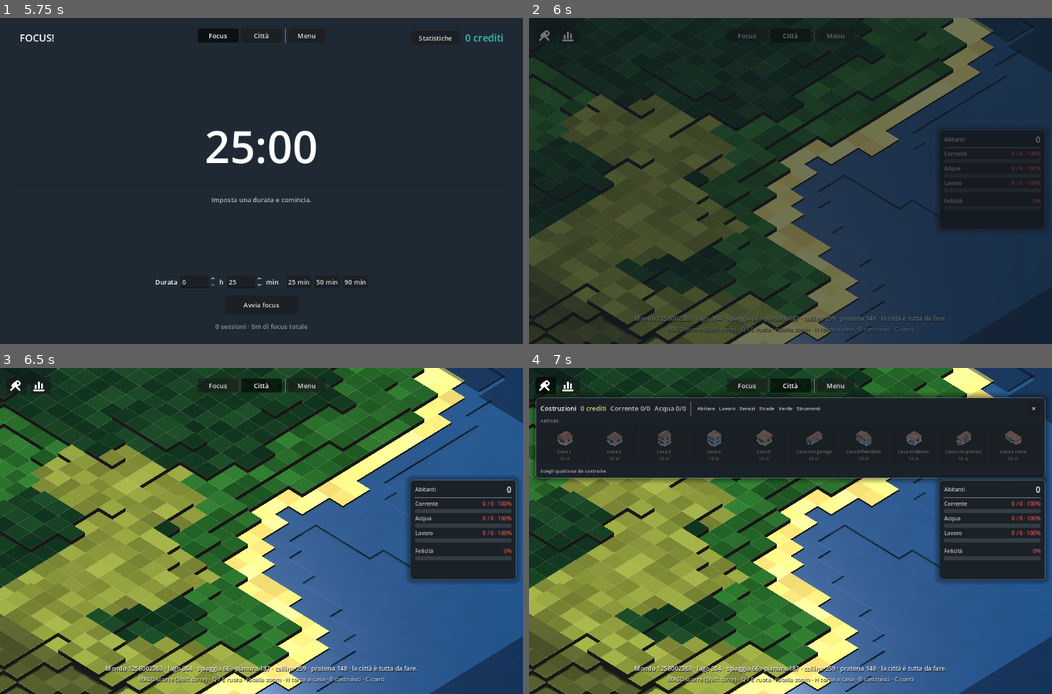
Above: before the commit, frames 1-4 (two rows, left to right).
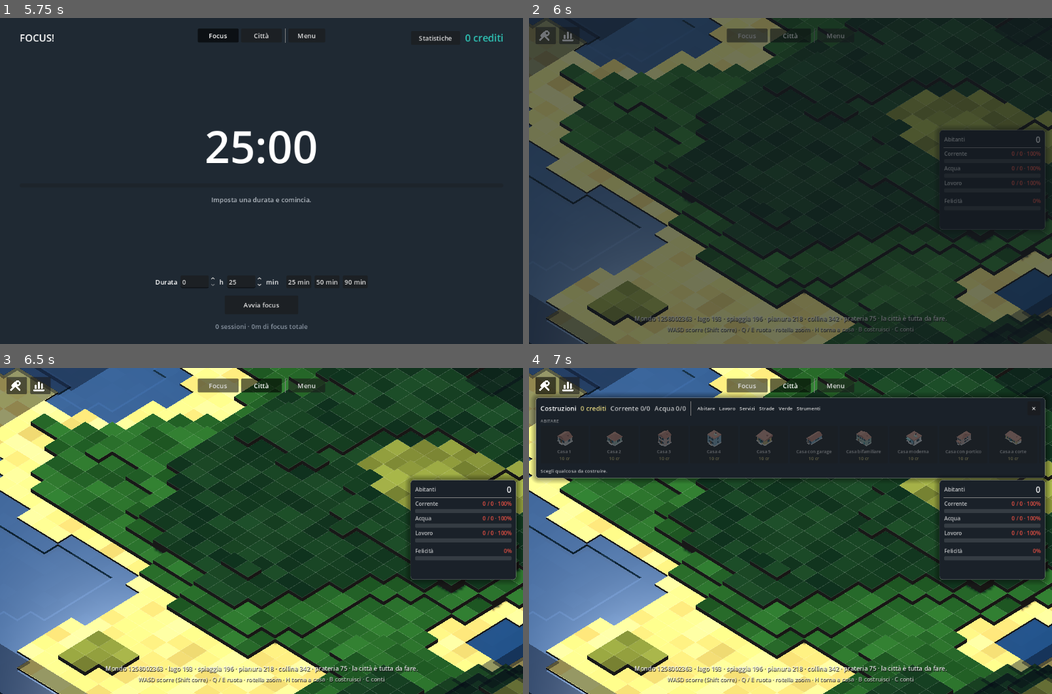
Above: after the commit, the same moments.

Repository: GabrieleFiorucci03/FOCUS-
Game: Godot game, scene res://scenes/main/Main.tscn
The game is run twice, just before and just after one commit, with the same random seed, the same clock (stepped at 60 frames per second) and the same inputs.
Inputs (mouse positions are in pixels of both pictures, inside the frame that each line leads up to):
- Up to frame 1 (5.75 s): click "Statistiche" at 0.5 s; click "25 min" at 1.25 s; click "50 min" at 2 s; click "90 min" at 2.75 s; click "Avvia focus" at 3.5 s; click "Comincia" at 4.25 s; click "Focus" at 5 s
- Up to frame 2 (6 s): click "Città" at 5.75 s
- Up to frame 3 (6.5 s): no input
- Up to frame 4 (7 s): click (544, 384) at 6.5 s

Frame 1 is identical in both runs. In frame 2, 68% of the frame differs, in the area x 0-100%, y 0-100%; in frame 3, 85%; in frame 4, 64%.

Commit message:
fine mondo infinito

Diff:
--- a/data/economy.json
+++ b/data/economy.json
@@ -134,7 +134,7 @@
 			"superiore": 10
 		}
 	},
-	"_commento_zone": "Il mondo e' una scacchiera di zone 32x32 …(128 unchanged characters)…  senza fine. 'zone_price' e' il prezzo della prima; 'zone_price_growth' quanto cresce a ogni zona gia' comprata, cosi' allargarsi resta una scelta e non un automatismo; 'zone_price_cap_at' dopo quante il rincaro si ferma, perche' in un mondo infinito una crescita geometrica non finisce mai e a un certo punto chiuderebbe il gioco invece di dosarlo. 120 crediti sono cinque ore di concentrazione; col tetto a 8 una zona arriva a costare circa 4300, cioe' una settimana buona, e li' resta.",
+	"_commento_zone": "Il mondo e' una scacchiera di zone 32x32 …(128 unchanged characters)…  senza fine. 'zone_price' e' il prezzo di una zona tutta terra; 'zone_price_growth' quanto cresce per ogni zona di terra gia' comprata, cosi' allargarsi resta una scelta e non un automatismo; 'zone_price_cap_at' dopo quanta terra il rincaro si ferma, perche' in un mondo infinito una crescita geometrica non finisce mai e a un certo punto chiuderebbe il gioco invece di dosarlo. 120 crediti sono cinque ore di concentrazione; col tetto a 8 una zona di sola terra arriva a costare circa 5150, cioe' una settimana buona, e li' resta. Si paga in proporzione alla terra emersa della zona in vendita: mezza costa costa meta', il mare aperto niente, e a contare per il rincaro e' la terra presa e non il numero di zone, cosi' attraversare l'acqua non fa rincarare la terra dall'altra parte.",
 	"zone_price": 120,
 	"zone_price_growth": 1.6,
 	"_commento_rimborso": "Quanto torna indietro demolendo: 0.5 = meta' del prezzo, arrotondata per difetto.",
--- a/scripts/autoload/config.gd
+++ b/scripts/autoload/config.gd
@@ -192,21 +192,31 @@
 ## Il raggio base di un servizio di zona, in celle. Chi lo usa ci somma il lato
 ## più lungo dell'edificio meno uno: un ospedale 3x3 arriva più lontano di una
 ## clinica 2x2, e non serve un numero per modello per dirlo.
-## Quanto costa la prossima zona, sapendo quante se ne hanno già.
-##
-## Cresce con quelle possedute: allargarsi deve restare una scelta, non
-## l'automatismo che si fa perché tanto costa poco. La prima in più è la
-## seconda del mondo, quindi l'esponente parte da quante ce n'erano meno una.
-##
-## **Ma smette di crescere.** Finché le zone erano nove, moltiplicare per 1,6 a
-## ogni acquisto era una curva che finiva prima di diventare assurda; in un mondo
-## senza bordo non finisce, e alla ventesima zona una zona costerebbe più di
-## quanto si guadagni in un anno di concentrazione. Dopo `zone_price_cap_at` il
-## prezzo si ferma: da lì in poi allargarsi costa tanto, sempre uguale, e resta
-## una cosa che si sceglie invece di una cosa che si smette di poter fare.
-func zone_cost(gia_possedute: int) -> int:
-	var scatti := clampi(gia_possedute - 1, 0, zone_price_cap_at)
-	return int(round(float(zone_price) * pow(zone_price_growth, scatti)))
+## Quanto costa la prossima zona, date la terra che si possiede già e quella
+## che la zona in vendita contiene — tutt'e due misurate in zone piene, cioè
+## come frazione di terra emersa sommata sulle zone.
+##
+## **Si conta la terra, non i quadrati.** Il mondo è fatto anche di oceano, e un
+## quadrato di mare aperto non è un pezzo di città a cui manca qualcosa: è
+## paesaggio. Farlo pagare come una pianura voleva dire vendere niente a prezzo
+## pieno; per questo il prezzo è in proporzione alla terra della zona, e il mare
+## aperto arriva a zero da sé, senza una regola apposta che lo dica.
+##
+## Per la stessa ragione a far crescere il prezzo è la terra già presa e non il
+## numero di zone: se no attraversare un braccio di mare — gratis, ma pur sempre
+## un acquisto — rincarerebbe la terra che c'è dall'altra parte, e la traversata
+## costerebbe proprio a chi non ci ha guadagnato niente.
+##
+## Il resto è come prima: cresce, perché allargarsi deve restare una scelta e
+## non l'automatismo che si fa tanto costa poco, e **smette di crescere**, perché
+## in un mondo senza bordo una curva geometrica non finisce mai e alla ventesima
+## zona chiuderebbe il gioco invece di dosarlo. Dopo `zone_price_cap_at` zone
+## piene di terra il prezzo si ferma: da lì in poi allargarsi costa tanto,
+## sempre uguale, e resta una cosa che si sceglie.
+func zone_cost(terra_posseduta: float, terra_della_zona: float) -> int:
+	var scatti := clampf(terra_posseduta - 1.0, 0.0, float(zone_price_cap_at))
+	var pieno := float(zone_price) * pow(zone_price_growth, scatti)
+	return int(round(pieno * clampf(terra_della_zona, 0.0, 1.0)))
 
 
 func service_radius(zona: String) -> float:
--- a/scripts/autoload/save_manager.gd
+++ b/scripts/autoload/save_manager.gd
@@ -39,11 +39,25 @@
 ## terra deve avere una zona perché ci si possa fondare una città sopra.
 const ZONE_DA_PROVARE := 160
 const TERRA_PER_COMINCIARE := 0.55
+## Ogni quante celle si guarda per misurare la terra di una zona da mettere in
+## vendita. Più fitto di quello che basta a scegliere da dove cominciare: lì si
+## rispondeva sì o no su centinaia di zone, qui esce un prezzo, e una cella ogni
+## due tiene l'errore sotto il credito. Si misura una zona sola e una volta
+## sola, quindi può permetterselo.
+const PASSO_TERRA := 2
 ## La misura del mondo delle partite vecchie, quando il mondo era una scacchiera
 ## finita. Serve solo a capire cosa possedeva chi ha salvato allora.
 const VECCHIO_LATO_IN_ZONE := 3
 
 var data: Dictionary = {}
+
+## Quanta terra ha ogni zona, tenuta da parte man mano che la si chiede.
+##
+## Non è un salvataggio: è il seme riletto. Dipende solo da quello, quindi si
+## butta quando il seme cambia e per il resto non può scollarsi da niente. Serve
+## perché il prezzo di una zona si mostra mentre il mouse ci passa sopra, e
+## rifare mille campioni di rumore a ogni movimento sarebbe uno spreco.
+var _terra_per_zona: Dictionary = {}
 
 var credits: int:
 	get:
@@ -153,6 +167,7 @@
 
 func load_game() -> void:
 	data = new_save()
+	_terra_per_zona.clear()
 	if FileAccess.file_exists(SAVE_PATH):
 		var parsed: Variant = JSON.parse_string(FileAccess.get_file_as_string(SAVE_PATH))
 		if typeof(parsed) == TYPE_DICTIONARY:
@@ -369,6 +384,7 @@
 	var preferenze: Dictionary = (impostazioni() as Dictionary).duplicate(true)
 	data = new_save()
 	data["settings"] = preferenze
+	_terra_per_zona.clear()
 	save_game()
 	game_loaded.emit()
 	credits_changed.emit(credits)
@@ -402,6 +418,36 @@
 	return world.get("zones", [])
 
 
+## Quanta terra emersa ha una zona, da 0 a 1. Dipende dal solo seme, quindi si
+## calcola una volta e poi si ricorda.
+func terra_della_zona(zona: Vector2i) -> float:
+	if _terra_per_zona.has(zona):
+		return float(_terra_per_zona[zona])
+	var terra := CityTerrain.frazione_di_terra(
+		world_seed(), Rect2i(zona * LATO_ZONA, Vector2i(LATO_ZONA, LATO_ZONA)), PASSO_TERRA)
+	_terra_per_zona[zona] = terra
+	return terra
+
+
+## Quanta terra si possiede, contata in zone piene: due mezze coste fanno una
+## zona di terra, e un mare aperto non ne fa niente.
+##
+## È la misura con cui rincara la prossima zona, al posto del numero di zone
+## prese. Si risomma invece di tenerne il conto su disco, come si fa con lo
+## streak: quello che si può ridedurre dal seme e da cosa si possiede non ha
+## motivo di stare in un file, dove potrebbe solo scollarsi.
+func terra_posseduta() -> float:
+	var somma := 0.0
+	for posseduta in world_zones():
+		somma += terra_della_zona(Vector2i(int(posseduta[0]), int(posseduta[1])))
+	return somma
+
+
+## Quanto costa comprare una zona, adesso, con quello che si ha.
+func costo_della_zona(zona: Vector2i) -> int:
+	return Config.zone_cost(terra_posseduta(), terra_della_zona(zona))
+
+
 func owns_zone(zona: Vector2i) -> bool:
 	for posseduta in world_zones():
 		if int(posseduta[0]) == zona.x and int(posseduta[1]) == zona.y:
--- a/scripts/city/city_terrain.gd
+++ b/scripts/city/city_terrain.gd
@@ -112,10 +112,22 @@
 ## È l'erede della discesa verso i bordi della mappa. Quella garantiva l'acqua
 ## tutto attorno perché sapeva dov'era il bordo; questa non lo sa e non le serve,
 ## perché fa la stessa cosa — modulare la massa a scala molto più grande del
-## continente — con una funzione delle sole coordinate. La frequenza è sette
-## volte più bassa di quella del continente: un bacino misura centinaia di celle,
-## cioè parecchie zone, e non lo si scambia per un lago.
-const OCEANO_FREQUENZA := 0.004
+## continente — con una funzione delle sole coordinate.
+##
+## La frequenza è tre volte e mezzo più bassa di quella del continente: un bacino
+## misura qualche decina di celle, cioè un paio di zone, e i più grandi arrivano
+## a una mezza dozzina. Resta un mare e non lo si scambia per un lago, ma non è
+## più un muro. **Era la metà**, e con quella un oceano arrivava a ventinove zone
+## di fila: sopra non ci si costruisce niente, quindi non era paesaggio, era una
+## parte di mondo tolta dal gioco. Raddoppiarla rimpicciolisce i bacini senza
+## spostare quanta terra c'è — misurata sui semi di prova resta al 50% tanto
+## prima quanto dopo: cambia la taglia dell'acqua, non la sua quantità.
+##
+## Il taglio è la manopola dell'altra domanda, quanta acqua ci sia: abbassarlo
+## asciuga il mondo. La sfumatura invece non è la larghezza della costa e non va
+## usata per quello: sta a denominatore, quindi allargarla ritarda il punto in
+## cui la terra emerge del tutto e finisce per allagare, non per addolcire.
+const OCEANO_FREQUENZA := 0.008
 const OCEANO_TAGLIO := 0.30
 const OCEANO_SFUMATURA := 0.25
 
--- a/scripts/city/city_view.gd
+++ b/scripts/city/city_view.gd
@@ -676,7 +676,7 @@
 		Sfx.suona("errore")
 		_messaggio("Si comprano solo le zone che confinano con quelle che hai già.")
 		return
-	var prezzo := Config.zone_cost(SaveManager.world_zones().size())
+	var prezzo := SaveManager.costo_della_zona(zona)
 	if not SaveManager.try_spend(prezzo):
 		Sfx.suona("errore")
 		_messaggio("La zona costa %d crediti, ne hai %d. Torna a fare focus." % [
@@ -694,9 +694,15 @@
 		_rifai_la_zona(zona + passo)
 	_ridisegna_il_velo()
 	Sfx.suona("posa")
-	_messaggio("Zona comprata: -%d crediti. Adesso ne hai %d." % [
-		prezzo, SaveManager.world_zones().size()
-	])
+	# Una zona di solo mare non costa niente, e "-0 crediti" sarebbe un modo
+	# storto di dire una cosa che va detta dritta.
+	if prezzo == 0:
+		_messaggio("Zona d'acqua presa, non costa niente. Adesso ne hai %d." %
+			SaveManager.world_zones().size())
+	else:
+		_messaggio("Zona comprata: -%d crediti. Adesso ne hai %d." % [
+			prezzo, SaveManager.world_zones().size()
+		])
 	_aggiorna_bersaglio()
 
 
@@ -1859,7 +1865,7 @@
 				return "Clic su una costruzione per prenderla in mano · Esc annulla"
 			return "Clic per riposarla · R gira · PagSu / PagGiù cambia quota · Esc la rimette dov'era"
 		Modo.ZONA:
-			return "Clic su una zona spenta che confina con la tua per comprarla (%d crediti) · Esc annulla" % Config.zone_cost(SaveManager.world_zones().size())
+			return _suggerimento_zona()
 		Modo.DEMOLISCI:
 			return "Clic su una costruzione per demolirla · Esc annulla"
 		Modo.TERRENO:
@@ -1868,6 +1874,23 @@
 			return "Clic per modellare il terreno · Esc annulla"
 		_:
 			return "WASD scorre (Shift corre) · Q / E ruota · rotella zoom · H torna a casa · B costruisci · C conti"
+
+
+## Il suggerimento mentre si compra: il prezzo della zona sotto il cursore, non
+## più uno buono per tutte.
+##
+## Adesso che il prezzo dipende da quanta terra c'è dentro, un prezzo solo non
+## esiste: quello che serve sapere è quanto costa *questa*, prima di cliccarci.
+func _suggerimento_zona() -> String:
+	if _cella == CELLA_NULLA:
+		return "Clic su una zona spenta che confina con la tua per comprarla · Esc annulla"
+	var zona := _zona_di(_cella)
+	if not _comprabile(zona):
+		return "Clic su una zona spenta che confina con la tua per comprarla · Esc annulla"
+	var prezzo := SaveManager.costo_della_zona(zona)
+	if prezzo == 0:
+		return "Qui è tutta acqua: la prendi gratis · clic per comprarla · Esc annulla"
+	return "Questa zona costa %d crediti · clic per comprarla · Esc annulla" % prezzo
 
 
 func _riepilogo_servizi() -> String:
--- a/scripts/ui/barra_costruzioni.gd
+++ b/scripts/ui/barra_costruzioni.gd
@@ -523,7 +523,7 @@
 func _descrizione_strumento(id: String) -> String:
 	match id:
 		"espandi":
-			return "Il mondo è una scacchiera di zone: clic su una zona spenta che confini con la tua per comprarla. Il prezzo cresce a ogni zona presa, quindi allargarsi è una scelta e non un automatismo."
+			return "Il mondo è una scacchiera di zone: clic su una zona spenta che confini con la tua per comprarla. Si paga la terra che c'è dentro, quindi il mare aperto non costa niente; e il prezzo cresce con la terra che possiedi già, così allargarsi è una scelta e non un automatismo."
 		"sposta":
 			return "Clic su una costruzione per prenderla in mano, clic per riposarla dove vuoi. R la gira, PagSu e PagGiù le cambiano quota, Esc la rimette dov'era. Spostare non costa niente."
 		"demolisci":
